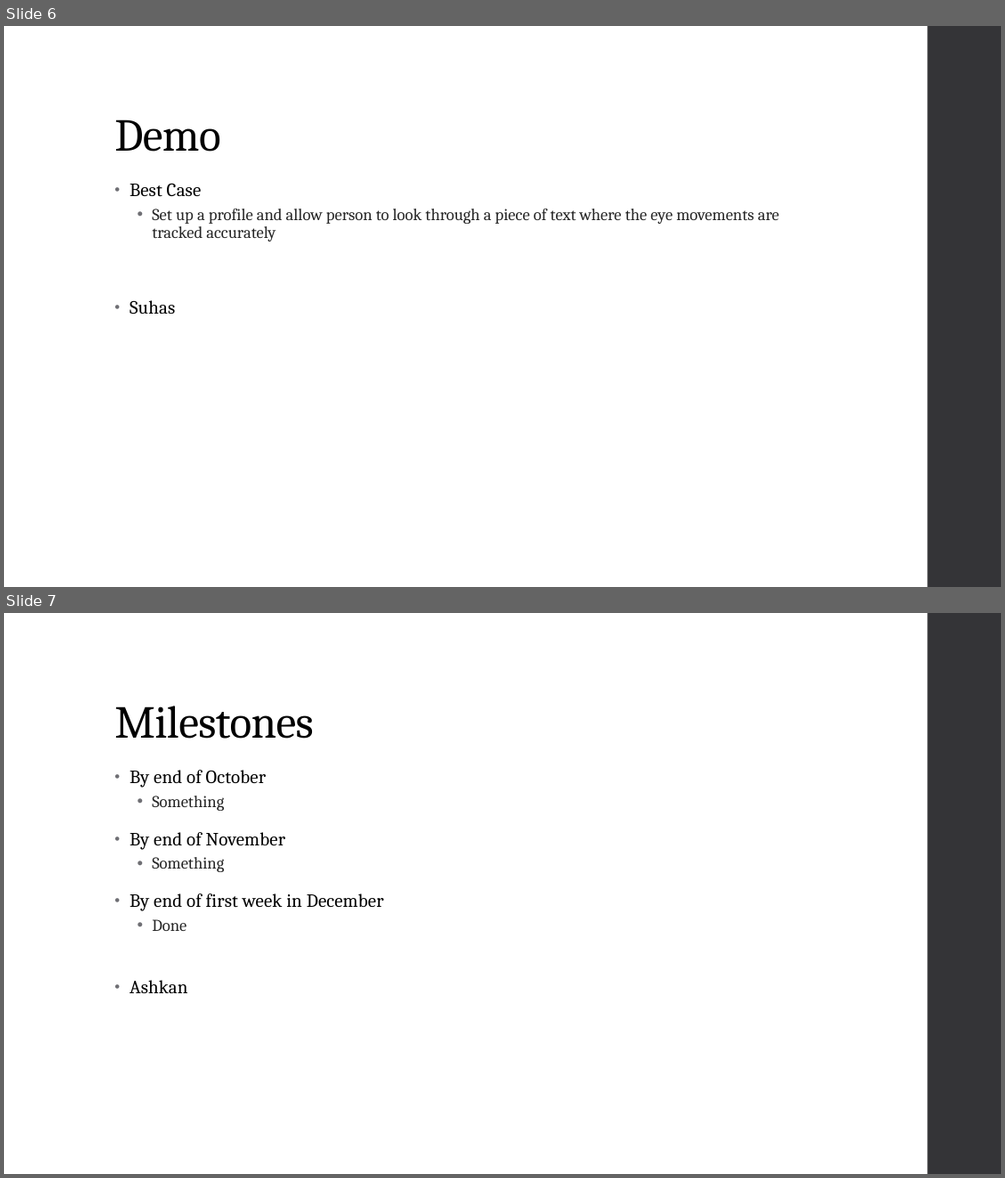
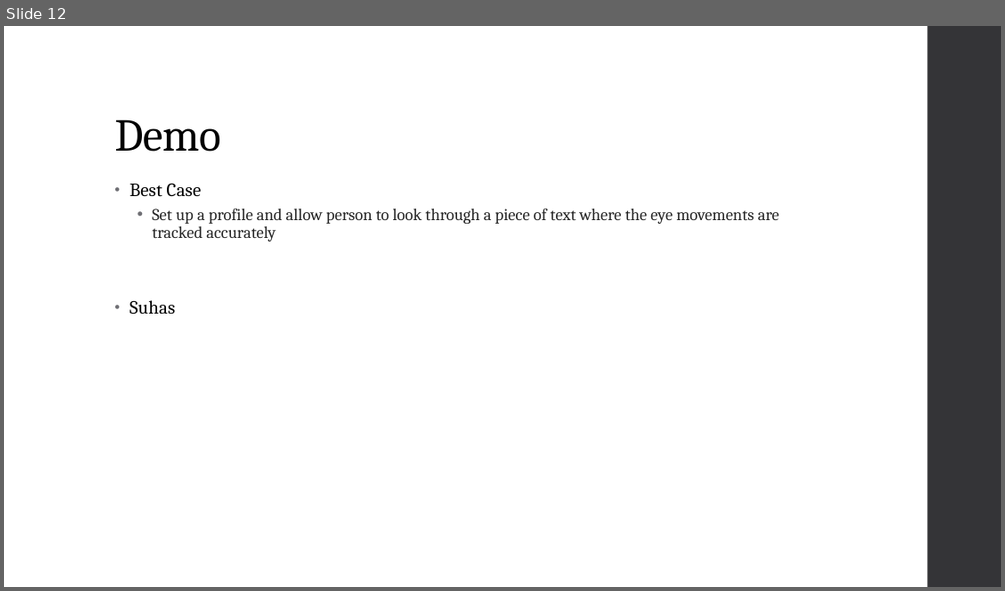
Before and after one commit to diederichk/StepCounter, a slide deck: ProposalPresentation/Proposal.pptx. Shown one above the other, each under a label of ours: slides 6 and 7 before the commit, slide 12 after it. The pictures are 1005x1178 and 1005x591 pixels, drawn with LibreOffice and Linux fonts; fonts in the diff are those of the drawing. Boxes give left, top, right and bottom in pixels: in the first picture for what was removed or moved away, otherwise in the second. Text is boxed around its words. In the diff, an @@ line names an element or a change of style, - is before the commit and + after.

```diff
--- a/ProposalPresentation/Proposal.pptx
+++ b/ProposalPresentation/Proposal.pptx
@@ slide 7 removed at [4, 613, 1001, 1174], background #FFFFFF; not listed: 1 template element that a slide beside it also shows @@
@@ title removed at [114, 706, 314, 738] @@
-Milestones
@@ text removed at [129, 770, 384, 993] @@
-• By end of October
-  • Something
-• By end of November
-  • Something
-• By end of first week in December
-  • Done
-• Ashkan
@@ what was slide 6 is now slide 12 @@
```
Also in this commit, not shown: 1 slide changed, 7 slides added.
